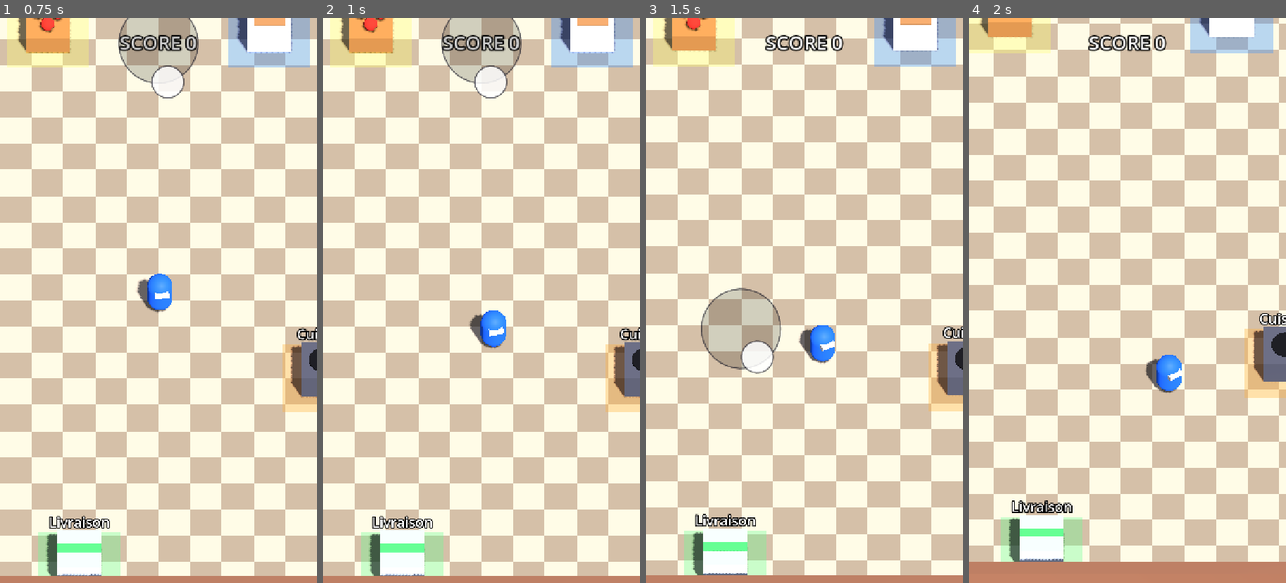
Above: before the commit, frames 1-4 (left to right).
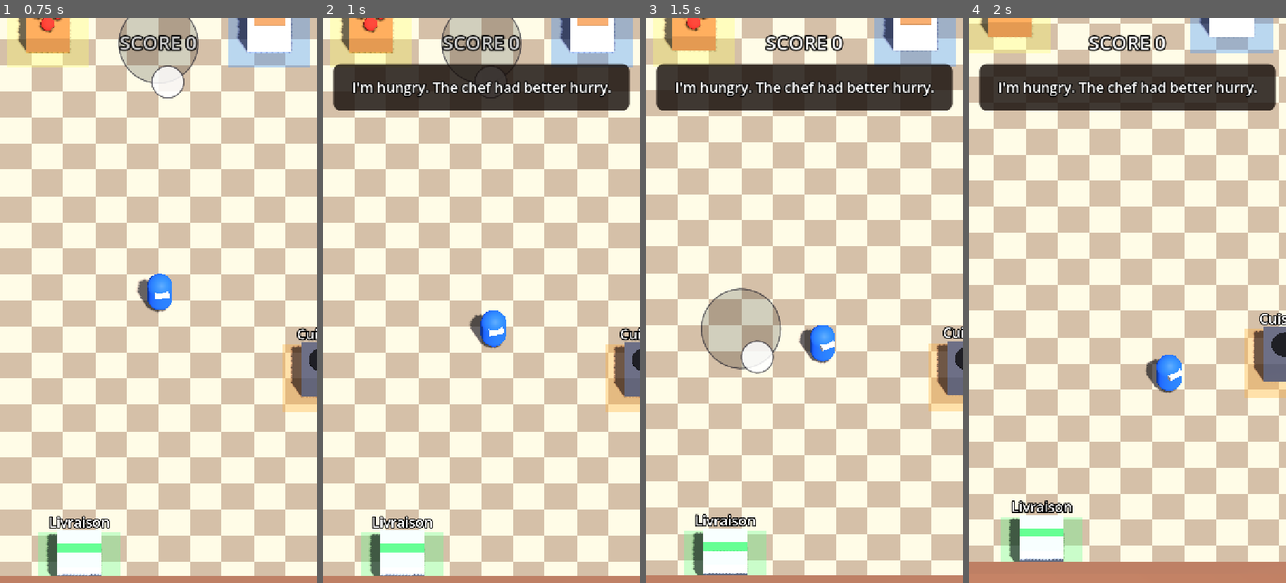
Above: after the commit, the same moments.

Repository: RayaneChCh-dev/Ratoir
Game: Godot game, scene res://scenes/main.tscn
The game is run twice, just before and just after one commit, with the same random seed, the same clock (stepped at 60 frames per second) and the same inputs.
Inputs (mouse positions are in pixels of both pictures, inside the frame that each line leads up to):
- Up to frame 1 (0.75 s): tap Enter at 0.5 s; drag from (158, 40) to (190, 176) at 0.52 s
- Up to frame 2 (1 s): no input
- Up to frame 3 (1.5 s): drag from (741, 328) to (788, 413) at 1.27 s
- Up to frame 4 (2 s): no input

Frame 1 is identical in both runs. In frame 2, 7.7% of the frame differs, in the area x 3-97%, y 8-17%; in frame 3, 7.7%; in frame 4, 7.7%.

Commit message:
Ajoute un critique vocal qui commente l'action la plus fréquente.
La voix passe par Gradium via un proxy local, et la clé reste hors du dépôt.

Co-authored-by: Cursor <cursoragent@cursor.com>

Diff:
--- a/project.godot
+++ b/project.godot
@@ -1,4 +1,11 @@
 ; Engine configuration file.
+; It's best edited using the editor UI and not directly,
+; since the parameters that go here are not all obvious.
+;
+; Format:
+;   [section] ; section goes between []
+;   param=value ; assign values to parameters
+
 config_version=5
 
 [application]
@@ -10,6 +17,7 @@
 [autoload]
 
 GameState="*res://scripts/game_state.gd"
+Commentator="*res://scripts/ai/commentator.gd"
 
 [display]
 
@@ -23,19 +31,27 @@
 
 move_left={
 "deadzone": 0.2,
-"events": [Object(InputEventKey,"physical_keycode":65), Object(InputEventKey,"physical_keycode":4194319)]
+"events": [Object(InputEventKey,"resource_local_to_scene":false,"resource_name":"","device":16,"window_id":0,"alt_pressed":false,"shift_pressed":false,"ctrl_pressed":false,"meta_pressed":false,"pressed":false,"keycode":0,"physical_keycode":65,"key_label":0,"unicode":0,"location":0,"echo":false,"script":null)
+, Object(InputEventKey,"resource_local_to_scene":false,"resource_name":"","device":16,"window_id":0,"alt_pressed":false,"shift_pressed":false,"ctrl_pressed":false,"meta_pressed":false,"pressed":false,"keycode":0,"physical_keycode":4194319,"key_label":0,"unicode":0,"location":0,"echo":false,"script":null)
+]
 }
 move_right={
 "deadzone": 0.2,
-"events": [Object(InputEventKey,"physical_keycode":68), Object(InputEventKey,"physical_keycode":4194321)]
+"events": [Object(InputEventKey,"resource_local_to_scene":false,"resource_name":"","device":16,"window_id":0,"alt_pressed":false,"shift_pressed":false,"ctrl_pressed":false,"meta_pressed":false,"pressed":false,"keycode":0,"physical_keycode":68,"key_label":0,"unicode":0,"location":0,"echo":false,"script":null)
+, Object(InputEventKey,"resource_local_to_scene":false,"resource_name":"","device":16,"window_id":0,"alt_pressed":false,"shift_pressed":false,"ctrl_pressed":false,"meta_pressed":false,"pressed":false,"keycode":0,"physical_keycode":4194321,"key_label":0,"unicode":0,"location":0,"echo":false,"script":null)
+]
 }
 move_up={
 "deadzone": 0.2,
-"events": [Object(InputEventKey,"physical_keycode":87), Object(InputEventKey,"physical_keycode":4194320)]
+"events": [Object(InputEventKey,"resource_local_to_scene":false,"resource_name":"","device":16,"window_id":0,"alt_pressed":false,"shift_pressed":false,"ctrl_pressed":false,"meta_pressed":false,"pressed":false,"keycode":0,"physical_keycode":87,"key_label":0,"unicode":0,"location":0,"echo":false,"script":null)
+, Object(InputEventKey,"resource_local_to_scene":false,"resource_name":"","device":16,"window_id":0,"alt_pressed":false,"shift_pressed":false,"ctrl_pressed":false,"meta_pressed":false,"pressed":false,"keycode":0,"physical_keycode":4194320,"key_label":0,"unicode":0,"location":0,"echo":false,"script":null)
+]
 }
 move_down={
 "deadzone": 0.2,
-"events": [Object(InputEventKey,"physical_keycode":83), Object(InputEventKey,"physical_keycode":4194322)]
+"events": [Object(InputEventKey,"resource_local_to_scene":false,"resource_name":"","device":16,"window_id":0,"alt_pressed":false,"shift_pressed":false,"ctrl_pressed":false,"meta_pressed":false,"pressed":false,"keycode":0,"physical_keycode":83,"key_label":0,"unicode":0,"location":0,"echo":false,"script":null)
+, Object(InputEventKey,"resource_local_to_scene":false,"resource_name":"","device":16,"window_id":0,"alt_pressed":false,"shift_pressed":false,"ctrl_pressed":false,"meta_pressed":false,"pressed":false,"keycode":0,"physical_keycode":4194322,"key_label":0,"unicode":0,"location":0,"echo":false,"script":null)
+]
 }
 
 [input_devices]
--- /dev/null
+++ b/scripts/ai/commentator.gd
@@ -0,0 +1,278 @@
+extends Node
+## Critique affamé : toutes les quelques secondes, la phrase de l'action
+## la plus fréquente dans la fenêtre. Le jeu n'attend jamais la voix.
+
+const FALLBACK := "I'm hungry. The chef had better hurry."
+const WINDOW_SECONDS := 4.0
+const TEXT_ONLY_SECONDS := 2.5
+const SAFETY_SECONDS := 12.0
+
+const LINES := {
+	"tomato_taken": [
+		"Another tomato. I'm still hungry.",
+		"He grabs a tomato. The plate is still empty.",
+	],
+	"chop_started": [
+		"Chop, chop, chop. The knife is doing all the work.",
+		"He's chopping again. Faster. I'm starving.",
+	],
+	"cook_started": [
+		"On the stove. I can almost smell it.",
+		"It's cooking. Don't let it sit there.",
+	],
+	"dish_delivered": [
+		"A plate, finally. I'm still hungry.",
+		"One more plate. The room wants another.",
+	],
+}
+
+@export var proxy_url := "http://127.0.0.1:8787/speak"
+
+var _busy := false
+var _playing_voice := false
+var _window: Array[Dictionary] = []
+var _pending: Array[Dictionary] = []
+var _line_index := {}
+var _http: HTTPRequest
+var _player: AudioStreamPlayer
+var _panel: Panel
+var _label: Label
+var _hide_timer: Timer
+var _window_timer: Timer
+
+
+func _ready() -> void:
+	_http = HTTPRequest.new()
+	_http.timeout = 8.0
+	_http.request_completed.connect(_on_response)
+	add_child(_http)
+
+	_player = AudioStreamPlayer.new()
+	_player.finished.connect(_on_voice_finished)
+	add_child(_player)
+
+	_hide_timer = Timer.new()
+	_hide_timer.one_shot = true
+	_hide_timer.timeout.connect(_on_line_done)
+	add_child(_hide_timer)
+
+	_window_timer = Timer.new()
+	_window_timer.one_shot = true
+	_window_timer.timeout.connect(_on_window)
+	add_child(_window_timer)
+
+	_build_subtitle()
+	GameState.event_logged.connect(_on_event)
+	# F5 seul doit produire une voix : F6 est déjà le raccourci Godot « jouer la scène ».
+	get_tree().create_timer(0.8).timeout.connect(_speak_boot)
+
+
+func _unhandled_input(event: InputEvent) -> void:
+	if not OS.is_debug_build():
+		return
+	if event is InputEventKey and event.pressed and not event.echo and event.keycode == KEY_C:
+		GameState.log_event("dish_delivered", "debug")
+		_flush_window()
+
+
+func _on_event(entry: Dictionary) -> void:
+	var name := str(entry.get("event", ""))
+	if not LINES.has(name):
+		return
+	_window.append(entry)
+	if _window_timer.is_stopped():
+		_window_timer.start(WINDOW_SECONDS)
+
+
+func _on_window() -> void:
+	_flush_window()
+
+
+func _flush_window() -> void:
+	if _window.is_empty():
+		return
+	var batch: Array[Dictionary] = _window.duplicate()
+	_window.clear()
+	_window_timer.stop()
+	if _busy:
+		_pending = batch
+		return
+	_speak_batch(batch)
+
+
+func _speak_boot() -> void:
+	if _busy:
+		return
+	_busy = true
+	_request_voice(FALLBACK)
+
+
+func _speak_batch(batch: Array[Dictionary]) -> void:
+	_busy = true
+	_request_voice(_line_for(_dominant(batch)))
+
+
+func _request_voice(text: String) -> void:
+	_show_text(text)
+	print("critic: ", text)
+	if proxy_url.is_empty():
+		_hide_timer.start(TEXT_ONLY_SECONDS)
+		return
+	var err := _http.request(
+		proxy_url,
+		PackedStringArray(["Content-Type: application/json"]),
+		HTTPClient.METHOD_POST,
+		JSON.stringify({"text": text}),
+	)
+	if err != OK:
+		_hide_timer.start(TEXT_ONLY_SECONDS)
+
+
+func _dominant(batch: Array[Dictionary]) -> String:
+	var counts := {}
+	for entry in batch:
+		var name := str(entry.get("event", ""))
+		counts[name] = int(counts.get(name, 0)) + 1
+	var best := ""
+	var best_count := 0
+	for entry in batch:
+		var name := str(entry.get("event", ""))
+		var count := int(counts.get(name, 0))
+		if count >= best_count:
+			best = name
+			best_count = count
+	return best
+
+
+func _line_for(action: String) -> String:
+	var lines: Array = LINES.get(action, [FALLBACK])
+	var index := int(_line_index.get(action, 0))
+	_line_index[action] = index + 1
+	return str(lines[index % lines.size()])
+
+
+func _on_response(result: int, code: int, _headers: PackedStringArray, body: PackedByteArray) -> void:
+	if result != HTTPRequest.RESULT_SUCCESS or code != 200:
+		_hide_timer.start(TEXT_ONLY_SECONDS)
+		return
+	var parsed: Variant = JSON.parse_string(body.get_string_from_utf8())
+	if not parsed is Dictionary:
+		_hide_timer.start(TEXT_ONLY_SECONDS)
+		return
+	var audio_b64 := str(parsed.get("audio_base64", "")).strip_edges()
+	if audio_b64.is_empty():
+		_hide_timer.start(TEXT_ONLY_SECONDS)
+		return
+	var stream := _wav_stream(Marshalls.base64_to_raw(audio_b64))
+	if stream == null:
+		_hide_timer.start(TEXT_ONLY_SECONDS)
+		return
+	_playing_voice = true
+	_player.stream = stream
+	_player.play()
+	_hide_timer.start(SAFETY_SECONDS)
+
+
+func _show_text(text: String) -> void:
+	_label.text = text
+	_panel.visible = true
+
+
+func _on_voice_finished() -> void:
+	if not _playing_voice:
+		return
+	_playing_voice = false
+	_on_line_done()
+
+
+func _on_line_done() -> void:
+	_busy = false
+	_playing_voice = false
+	_panel.visible = false
+	_hide_timer.stop()
+	if _pending.is_empty():
+		return
+	var batch: Array[Dictionary] = _pending.duplicate()
+	_pending.clear()
+	_speak_batch(batch)
+
+
+func _build_subtitle() -> void:
+	var layer := CanvasLayer.new()
+	layer.layer = 20
+	add_child(layer)
+
+	_panel = Panel.new()
+	_panel.mouse_filter = Control.MOUSE_FILTER_IGNORE
+	_panel.visible = false
+	_panel.set_anchors_preset(Control.PRESET_TOP_WIDE)
+	_panel.offset_left = 24
+	_panel.offset_right = -24
+	_panel.offset_top = 104
+	_panel.offset_bottom = 210
+	var style := StyleBoxFlat.new()
+	style.bg_color = Color(0.08, 0.05, 0.04, 0.82)
+	style.corner_radius_top_left = 16
+	style.corner_radius_top_right = 16
+	style.corner_radius_bottom_left = 16
+	style.corner_radius_bottom_right = 16
+	style.content_margin_left = 16
+	style.content_margin_right = 16
+	style.content_margin_top = 12
+	style.content_margin_bottom = 12
+	_panel.add_theme_stylebox_override("panel", style)
+	layer.add_child(_panel)
+
+	_label = Label.new()
+	_label.mouse_filter = Control.MOUSE_FILTER_IGNORE
+	_label.set_anchors_preset(Control.PRESET_FULL_RECT)
+	_label.horizontal_alignment = HORIZONTAL_ALIGNMENT_CENTER
+	_label.vertical_alignment = VERTICAL_ALIGNMENT_CENTER
+	_label.autowrap_mode = TextServer.AUTOWRAP_WORD_SMART
+	_label.add_theme_font_size_override("font_size", 32)
+	_label.add_theme_color_override("font_color", Color.WHITE)
+	_label.add_theme_color_override("font_outline_color", Color.BLACK)
+	_label.add_theme_constant_override("outline_size", 10)
+	_panel.add_child(_label)
+
+
+func _wav_stream(bytes: PackedByteArray) -> AudioStreamWAV:
+	if bytes.size() < 44 or bytes.slice(0, 4).get_string_from_ascii() != "RIFF":
+		return null
+	var offset := 12
+	var channels := 1
+	var sample_rate := 24000
+	var bits := 16
+	var audio_format := 1
+	var pcm := PackedByteArray()
+	while offset + 8 <= bytes.size():
+		var chunk_id := bytes.slice(offset, offset + 4).get_string_from_ascii()
+		var chunk_size := bytes.decode_u32(offset + 4)
+		var start := offset + 8
+		# Gradium met 0xFFFFFFFF comme taille : le son va jusqu'à la fin du fichier.
+		var unknown_size := chunk_size == 0xFFFFFFFF
+		if not unknown_size and start + chunk_size > bytes.size():
+			return null
+		if chunk_id == "fmt " and chunk_size >= 16:
+			audio_format = bytes.decode_u16(start)
+			channels = bytes.decode_u16(start + 2)
+			sample_rate = bytes.decode_u32(start + 4)
+			bits = bytes.decode_u16(start + 14)
+		elif chunk_id == "data":
+			var end := bytes.size() if unknown_size else start + chunk_size
+			pcm = bytes.slice(start, end)
+			break
+		var padded := chunk_size + (chunk_size % 2)
+		offset = start + padded
+	if pcm.is_empty() or audio_format != 1 or bits != 16 or channels < 1 or sample_rate <= 0:
+		return null
+	var frame := 2 * channels
+	pcm = pcm.slice(0, pcm.size() - (pcm.size() % frame))
+	if pcm.is_empty():
+		return null
+	var stream := AudioStreamWAV.new()
+	stream.format = AudioStreamWAV.FORMAT_16_BITS
+	stream.mix_rate = sample_rate
+	stream.stereo = channels > 1
+	stream.data = pcm
+	return stream
--- a/scripts/ingredient_spawn.gd
+++ b/scripts/ingredient_spawn.gd
@@ -8,3 +8,4 @@
 	for body in _area.get_overlapping_bodies():
 		if body is Cook and body.held_item == null:
 			body.hold(Item.new())
+			GameState.log_event("tomato_taken", "tomate crue")
--- a/scripts/station.gd
+++ b/scripts/station.gd
@@ -45,6 +45,10 @@
 			_elapsed = 0.0
 			_progress.set_value(0.0)
 			_progress.show()
+			if produces == Item.State.CHOPPED:
+				GameState.log_event("chop_started", "tomate sur la planche")
+			elif produces == Item.State.COOKED:
+				GameState.log_event("cook_started", "tomate sur la plaque")
 	elif _item.state == produces and cook.held_item == null:
 		cook.hold(_item)
 		_item = null
Not shown, added: scripts/ai/commentator.gd.uid
Not shown, changed: .gitignore
Not shown, added: server/.env.example
Not shown, added: server/speak.py
